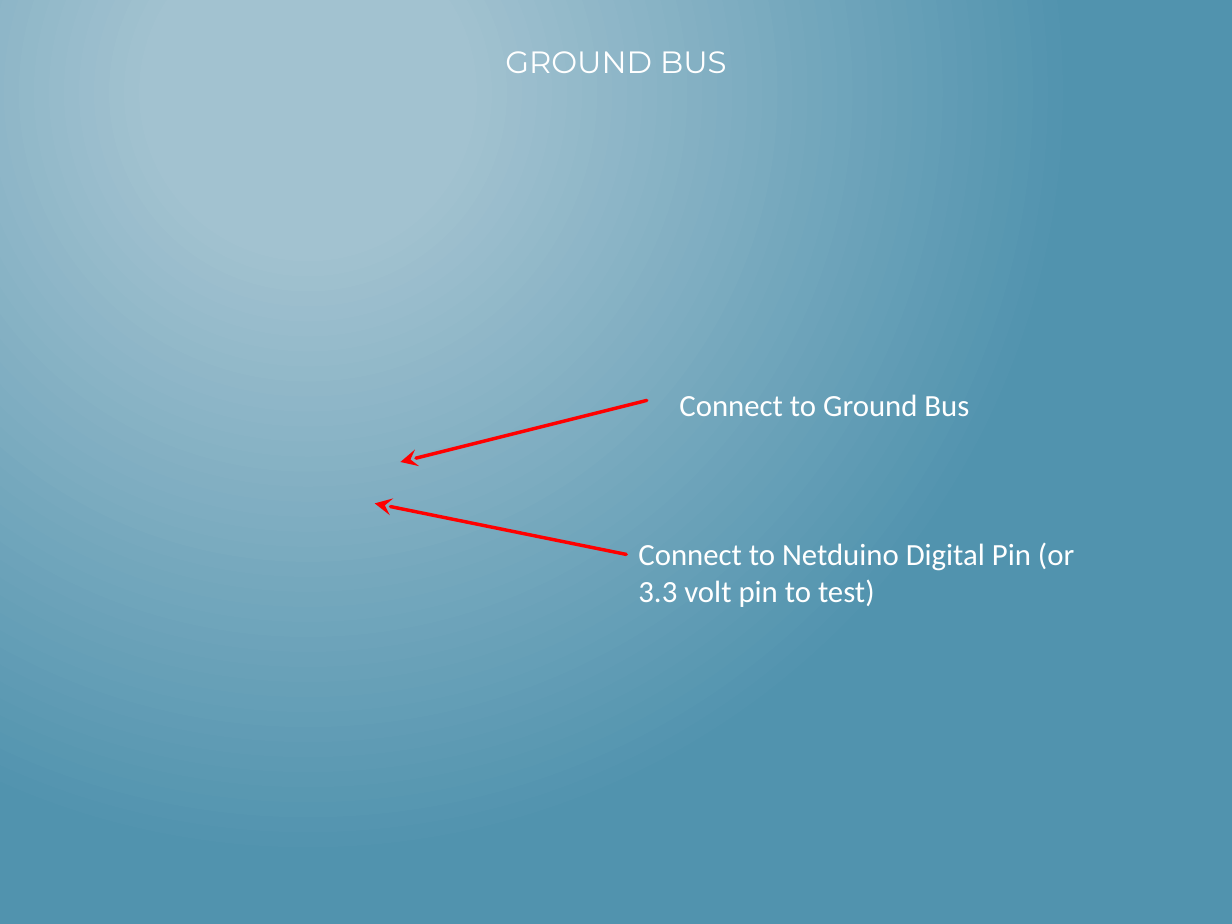
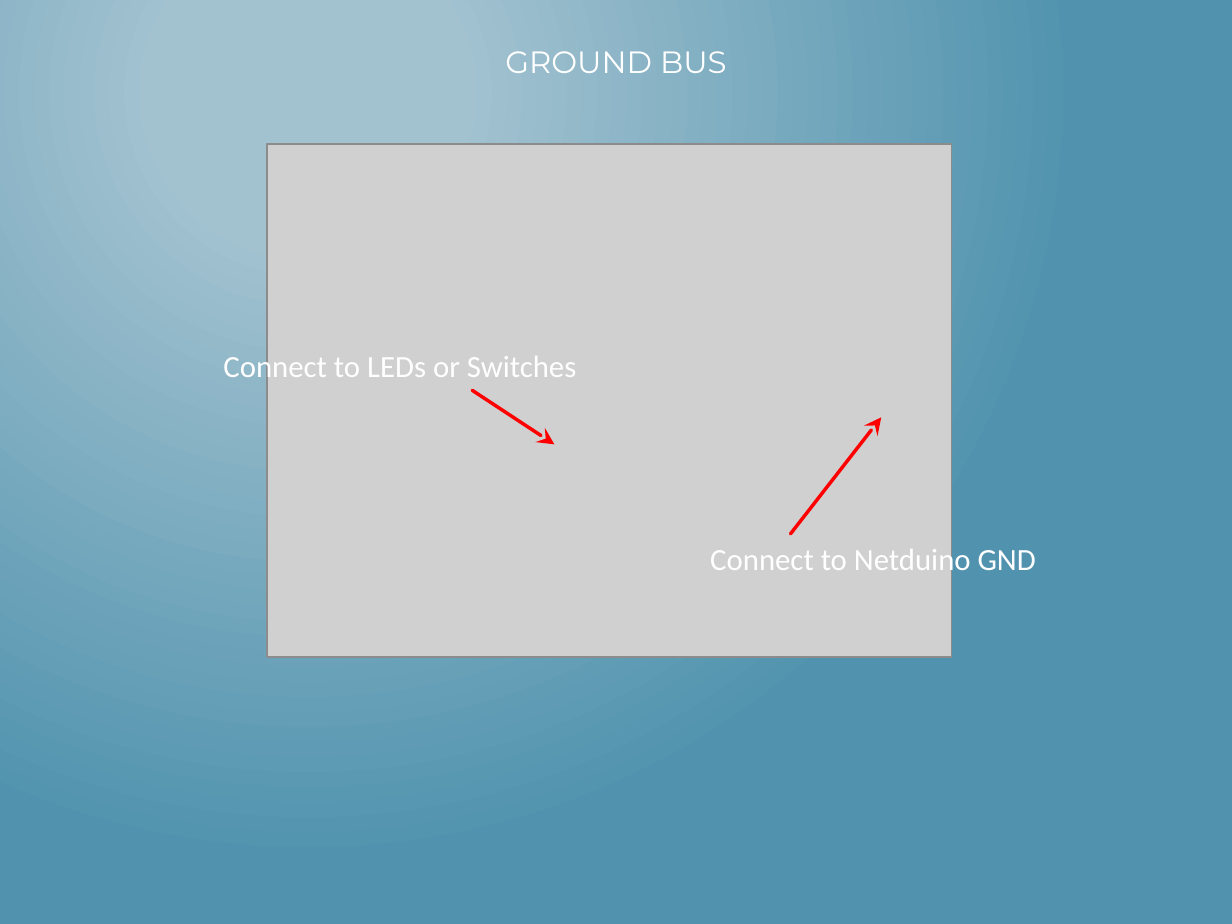
Before and after one commit to mlinnen/CloudHomeSecurity, a slide deck: slide 25 of docs/HacknightPowerPoint.pptx (slide 15 before the commit). Drawn at 1232x924 pixels with LibreOffice and Linux fonts; fonts in the diff are those of the drawing; grey boxes stand for pictures. Boxes give left, top, right and bottom in pixels: in the first picture for what was removed or moved away, otherwise in the second. Text is boxed around its words. In the diff, an @@ line names an element or a change of style, - is before the commit and + after.

Commit message:
Updated the powerpoint

```diff
--- a/docs/HacknightPowerPoint.pptx
+++ b/docs/HacknightPowerPoint.pptx
@@ picture added at <box>266,144,951,657</box> @@
@@ text at <box>223,351,576,385</box>: text changed @@
-Connect to Ground Bus
+Connect to LEDs or Switches
@@ arrow moved from (647, 400) - (400, 462) to (472, 391) - (554, 445) @@
@@ arrow moved from (626, 554) - (375, 504) to (791, 533) - (881, 418) @@
@@ text at <box>710,544,1036,578</box>: text changed @@
-Connect to Netduino Digital Pin (or 3.3 volt pin to test)
+Connect to Netduino GND
```
Also in this commit, not shown: 5 other slides changed, 11 slides added.
